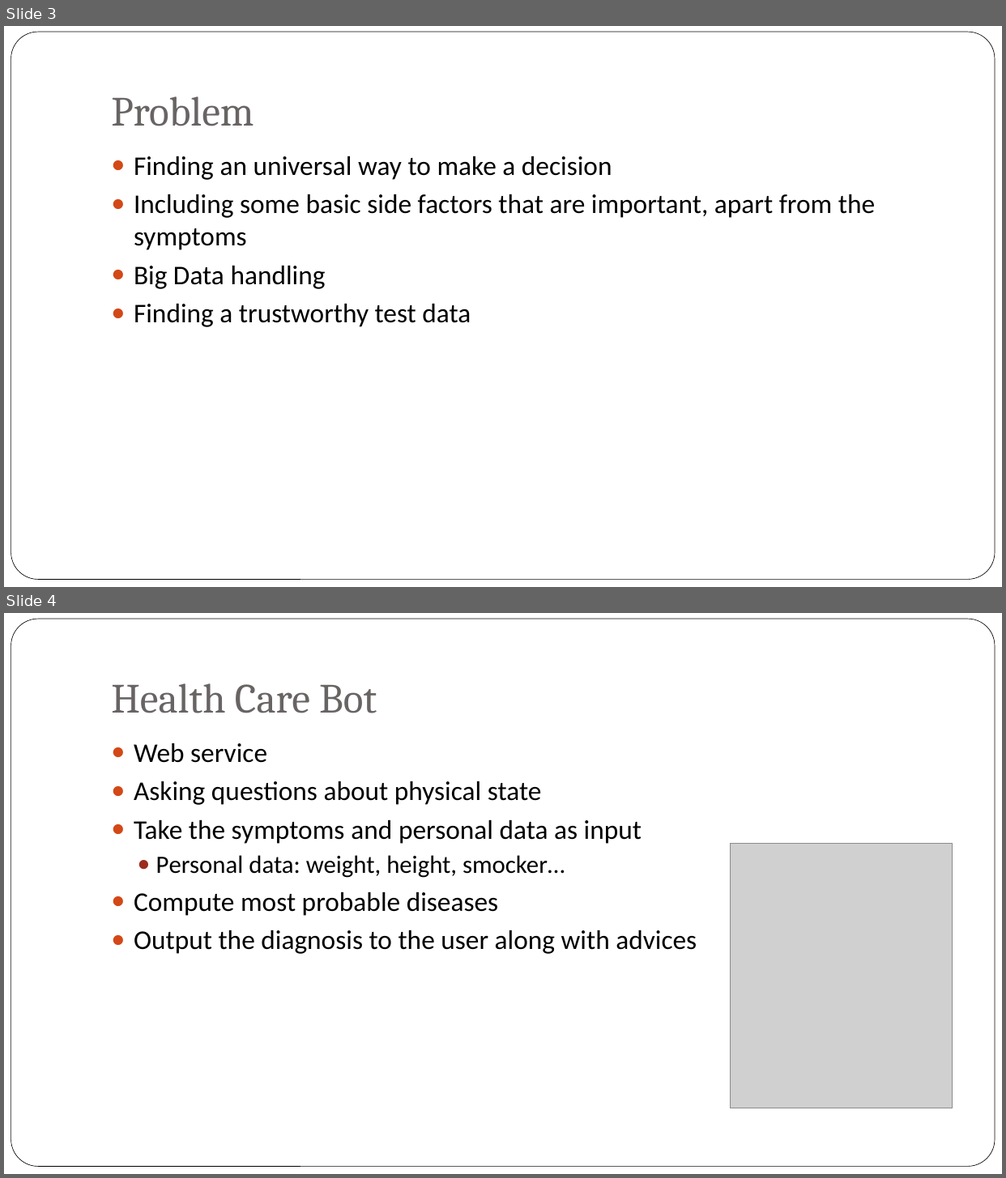
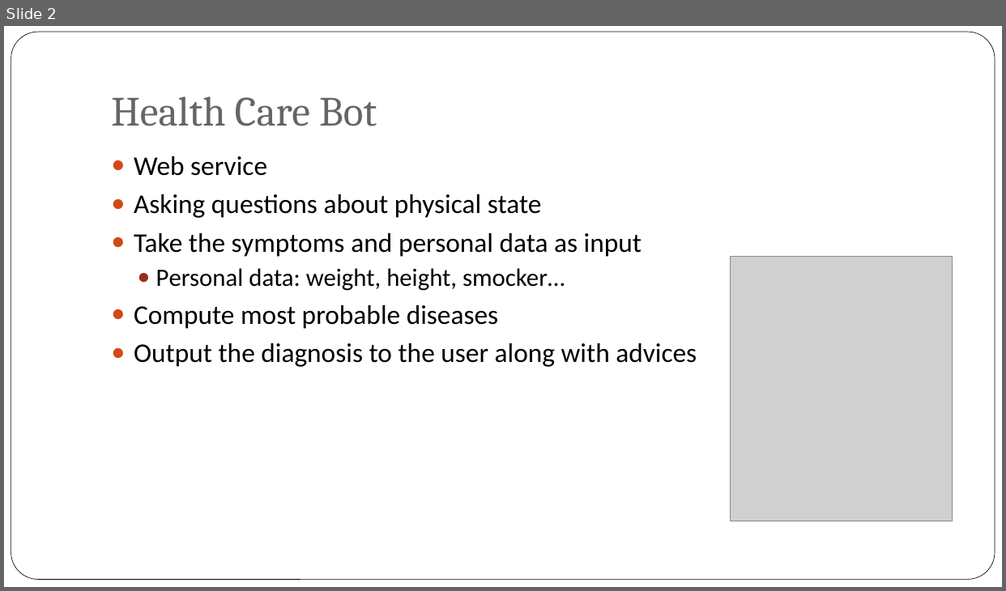
Before and after one commit to rsasov/DecisionSupportSystems, a slide deck: Health_Care_Bot.pptx. Shown one above the other, each under a label of ours: slides 3 and 4 before the commit, slide 2 after it. The pictures are 1006x1178 and 1006x591 pixels, drawn with LibreOffice and Linux fonts; fonts in the diff are those of the drawing; grey boxes stand for pictures; background and template pictures are left out. Boxes give left, top, right and bottom in pixels: in the first picture for what was removed or moved away, otherwise in the second. Text is boxed around its words. In the diff, an @@ line names an element or a change of style, - is before the commit and + after.

```diff
--- a/Health_Care_Bot.pptx
+++ b/Health_Care_Bot.pptx
@@ slide 3 removed at [4,26,1002,587], background picture (left out); not listed: 1 template element that a slide beside it also shows @@
@@ title removed at [111,96,253,126] @@
-Problem
@@ text removed at [134,156,875,327] @@
-● Finding an universal way to make a decision
-● Including some basic side factors that are important, apart from the symptoms
-● Big Data handling
-● Finding a trustworthy test data
@@ what was slide 4 is now slide 2 @@
```
Also in this commit, not shown: 5 slides changed, 2 slides added, 4 other slides removed.
